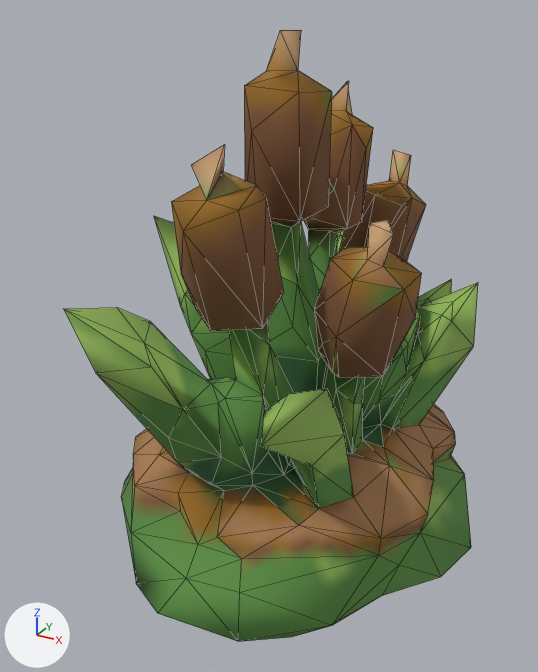
A saved change to the glTF model public/models/cattails.glb.
The view is the same before and after, from a 50 mm lens placed at (0.631, -1.263, 0.532), pointed at (-0.035, -0.052, -0.073). Every picture has the same lights, and +X, +Y and +Z are marked at lower left. The picture after the commit comes second. Mesh edges are drawn as thin lines. Where no turn or scale is listed for an object, it has been applied to the vertices. Vertices at exactly the same position are counted once.

The scene before the commit, as lines of its bpy script (objects in view):
```python
me_tripo_mesh_79b6d82c_c4e3_4d72_8bf5_ba01972038ef = bpy.data.meshes.new('tripo_mesh_79b6d82c-c4e3-4d72-8bf5-ba01972038ef')
me_tripo_mesh_79b6d82c_c4e3_4d72_8bf5_ba01972038ef.from_pydata(...)  # 436 vertices, 872 faces; spans x -0.401..0.401, y -0.485..0.485, z -0.5..0.5
me_tripo_mesh_79b6d82c_c4e3_4d72_8bf5_ba01972038ef.materials.append(mat_tripo_material_79b6d82c_c4e3_4d72_8bf5_ba01972038ef)  # picture img_color_79b6d82c_c4e3_4d72_8bf5_ba01972038ef
ob_tripo_node_79b6d82c_c4e3_4d72_8bf5_ba01972038ef = bpy.data.objects.new('tripo_node_79b6d82c-c4e3-4d72-8bf5-ba01972038ef', me_tripo_mesh_79b6d82c_c4e3_4d72_8bf5_ba01972038ef)
ob_tripo_node_79b6d82c_c4e3_4d72_8bf5_ba01972038ef.location = (0.0, 0.004, 0.0)
```
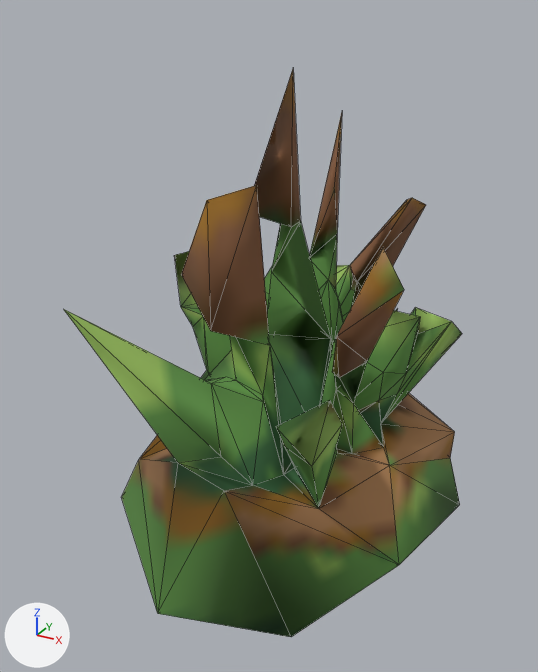
Where the newer file only moved an object's origin or applied its transform, the numbers keep the older frame.

Where the change shows, as pixel boxes (x1, y1, x2, y2) in the pictures (538 x 672 px):
```json
{"object": "tripo_node_79b6d82c-c4e3-4d72-8bf5-ba01972038ef", "change": "reshaped", "before": [64, 30, 478, 642], "after": [64, 70, 462, 637], "on screen": "7% shorter"}
{"part": 1, "of": "me_tripo_mesh_79b6d82c_c4e3_4d72_8bf5_ba01972038ef", "change": "deleted", "before": [64, 30, 478, 642]}
```

The change, as JSON lines over the scene's bpy script:
```json
{"block": "me_tripo_mesh_79b6d82c_c4e3_4d72_8bf5_ba01972038ef", "where": "# used by ob_tripo_node_79b6d82c_c4e3_4d72_8bf5_ba01972038ef; location = (0.0, 0.004, 0.0)"}
{"op": "remove", "block": "me_tripo_mesh_79b6d82c_c4e3_4d72_8bf5_ba01972038ef", "code": "me_tripo_mesh_79b6d82c_c4e3_4d72_8bf5_ba01972038ef.from_pydata(...)  # 436 vertices, 872 faces; spans x -0.401..0.401, y -0.485..0.485, z -0.5..0.5"}
{"op": "add", "block": "me_tripo_mesh_79b6d82c_c4e3_4d72_8bf5_ba01972038ef", "code": "me_tripo_mesh_79b6d82c_c4e3_4d72_8bf5_ba01972038ef.from_pydata(...)  # 186 vertices, 372 faces; spans x -0.351..0.336, y -0.485..0.447, z -0.5..0.439"}
{"block": "me_tripo_mesh_79b6d82c_c4e3_4d72_8bf5_ba01972038ef", "change": "me_tripo_mesh_79b6d82c_c4e3_4d72_8bf5_ba01972038ef part 1: 250 vertices removed from x -0.401..0.401, y -0.465..0.485, z -0.5..0.5"}
```
